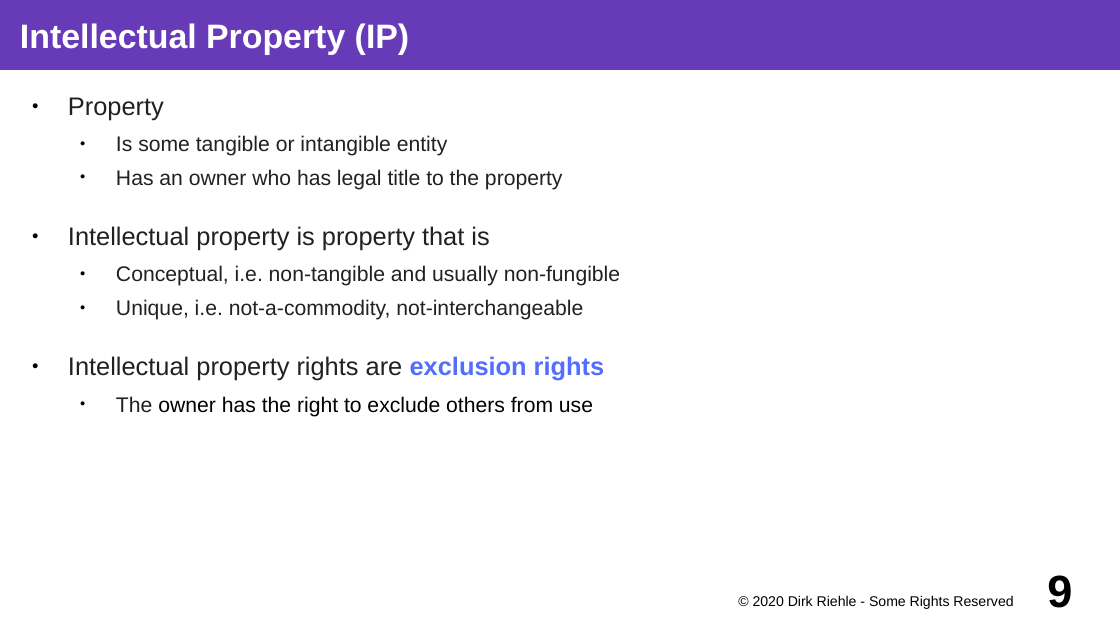
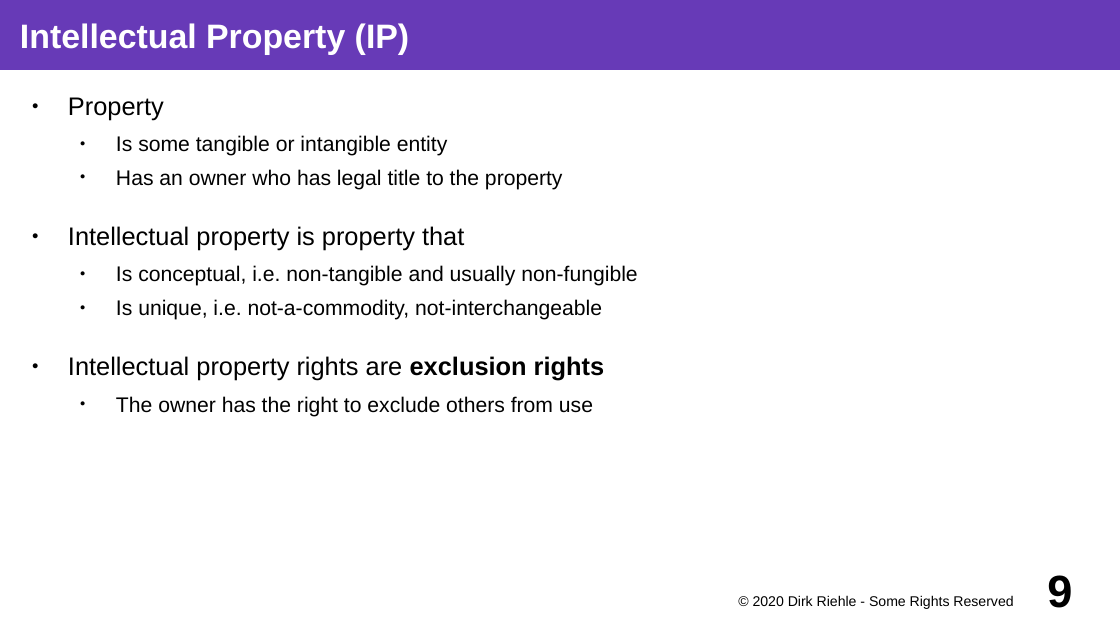
Before and after one commit to dirkriehle/coss-course, a slide deck: slide 9 of Lecture slides/COSS B02 - Software Products.odp. Drawn at 1120x630 pixels with LibreOffice and Linux fonts; fonts in the diff are those of the drawing. Boxes give left, top, right and bottom in pixels: in the first picture for what was removed or moved away, otherwise in the second. Text is boxed around its words. In the diff, an @@ line names an element or a change of style, - is before the commit and + after.

```diff
--- a/Lecture slides/COSS B02 - Software Products.odp
+++ b/Lecture slides/COSS B02 - Software Products.odp
@@ text at (68,97,604,417): text colour #212121 to #000000 in "Property", "Is some tangible or intangible entity", "Has an owner who has legal title ...", "Intellectual property rights are" and 1 more places; text colour #536DFE to #000000 in "exclusion rights" @@
@@ text at (68,226,637,320): text changed; text colour #212121 to #000000 @@
-● Intellectual property is property that is
-  ● Conceptual, i.e. non-tangible and usually non-fungible
-  ● Unique, i.e. not-a-commodity, not-interchangeable
+● Intellectual property is property that
+  ● Is conceptual, i.e. non-tangible and usually non-fungible
+  ● Is unique, i.e. not-a-commodity, not-interchangeable
```
Also in this commit, not shown: 13 other slides changed, 1 slide added, 1 other file.
